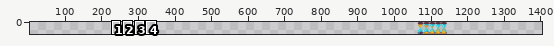
Two versions of one sprite sheet, sprites/timer_glass.png. Above, an overview of the earlier version with the close-up marked.
Close-up. The starting point:
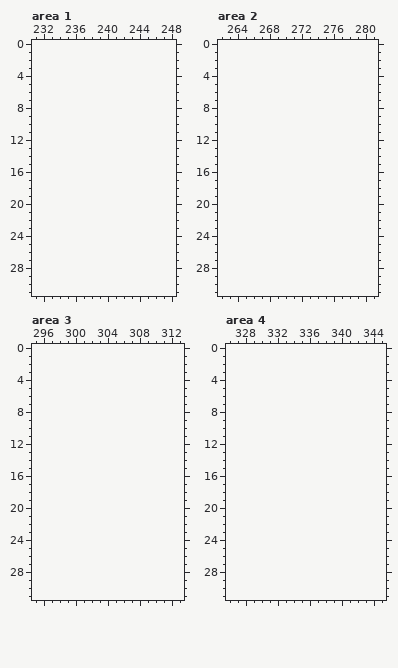
The file is 80x32 pixels. Shown: area 1: x 231..248, y 0..31; area 2: x 262..281, y 0..31; area 3: x 295..313, y 0..31; area 4: x 326..345, y 0..31. The old version is drawn lined up with the new one, on the new canvas. The wide view leaves out empty margins. The commit also changed other parts of the picture, which this record leaves out.
Once edited:
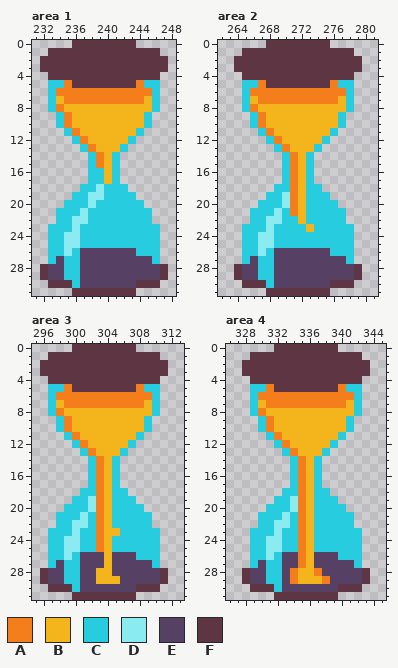
Palette (. is transparent): A #f47e1b  B #f4b41b  C #28ccdf  D #8aebf1  E #564064  F #5e3643
What changed:
canvas 80x32 -> 1408x32, the old top-left corner now at 1064,0
--- area 1
@@ x 231..248 @@
- 0 ..................
- 1 ..................
- 2 ..................
- 3 ..................
- 4 ..................
- 5 ..................
- 6 ..................
- 7 ..................
- 8 ..................
- 9 ..................
-10 ..................
-11 ..................
-12 ..................
-13 ..................
-14 ..................
-15 ..................
-16 ..................
-17 ..................
-18 ..................
-19 ..................
-20 ..................
-21 ..................
-22 ..................
-23 ..................
-24 ..................
-25 ..................
-26 ..................
-27 ..................
-28 ..................
-29 ..................
-30 ..................
-31 ..................
+ 0 .....FFFFFFFF.....
+ 1 ..FFFFFFFFFFFFFF..
+ 2 .FFFFFFFFFFFFFFFF.
+ 3 .FFFFFFFFFFFFFFFF.
+ 4 ..FFFFFFFFFFFFFF..
+ 5 ..CCAFFFFFFFFACC..
+ 6 ..CAAAAAAAAAAAAC..
+ 7 ..CBAAAAAAAAAABC..
+ 8 ..CABBBBBBBBBBBC..
+ 9 ...CABBBBBBBBBC...
+10 ...CABBBBBBBBBC...
+11 ....CABBBBBBBC....
+12 .....CABBBBBC.....
+13 ......CABBBC......
+14 .......CABC.......
+15 .......CABC.......
+16 .......CCBC.......
+17 .......CCBC.......
+18 ......CCDCCC......
+19 .....CCDDCCCC.....
+20 ....CCCDCCCCCC....
+21 ...CCCDCCCCCCCC...
+22 ...CCDDCCCCCCCC...
+23 ..CCCDCCCCCCCCCC..
+24 ..CCDDCCCCCCCCCC..
+25 ..CCDDCCCCCCCCCC..
+26 ..CCDCEEEEEEECCC..
+27 ..CECCEEEEEEEEEC..
+28 .FEECCEEEEEEEEEEF.
+29 .FEECCEEEEEEEEEEF.
+30 ..FFFCEEEEEEEFFF..
+31 .....FFFFFFFF.....
--- area 2
@@ x 262..281 @@
- 0 ....................
- 1 ....................
- 2 ....................
- 3 ....................
- 4 ....................
- 5 ....................
- 6 ....................
- 7 ....................
- 8 ....................
- 9 ....................
-10 ....................
-11 ....................
-12 ....................
-13 ....................
-14 ....................
-15 ....................
-16 ....................
-17 ....................
-18 ....................
-19 ....................
-20 ....................
-21 ....................
-22 ....................
-23 ....................
-24 ....................
-25 ....................
-26 ....................
-27 ....................
-28 ....................
-29 ....................
-30 ....................
-31 ....................
+ 0 ......FFFFFFFF......
+ 1 ...FFFFFFFFFFFFFF...
+ 2 ..FFFFFFFFFFFFFFFF..
+ 3 ..FFFFFFFFFFFFFFFF..
+ 4 ...FFFFFFFFFFFFFF...
+ 5 ...CCAFFFFFFFFACC...
+ 6 ...CAAAAAAAAAAAAC...
+ 7 ...CBAAAAAAAAAABC...
+ 8 ...CABBBBBBBBBBBC...
+ 9 ....CABBBBBBBBBC....
+10 ....CABBBBBBBBBC....
+11 .....CABBBBBBBC.....
+12 ......CABBBBBC......
+13 .......CABBBC.......
+14 ........CABC........
+15 ........CABC........
+16 ........CABC........
+17 ........CABC........
+18 .......CCABCC.......
+19 ......CCDABCCC......
+20 .....CCCDABCCCC.....
+21 ....CCCDCABCCCCC....
+22 ....CCDDCCBCCCCC....
+23 ...CCCDCCCCBCCCCC...
+24 ...CCDDCCCCCCCCCC...
+25 ...CCDDCCCCCCCCCC...
+26 ...CCDCEEEEEEECCC...
+27 ...CECCEEEEEEEEEC...
+28 ..FEECCEEEEEEEEEEF..
+29 ..FEECCEEEEEEEEEEF..
+30 ...FFFCEEEEEEEFFF...
+31 ......FFFFFFFF......
--- area 3
@@ x 295..313 @@
- 0 ...................
- 1 ...................
- 2 ...................
- 3 ...................
- 4 ...................
- 5 ...................
- 6 ...................
- 7 ...................
- 8 ...................
- 9 ...................
-10 ...................
-11 ...................
-12 ...................
-13 ...................
-14 ...................
-15 ...................
-16 ...................
-17 ...................
-18 ...................
-19 ...................
-20 ...................
-21 ...................
-22 ...................
-23 ...................
-24 ...................
-25 ...................
-26 ...................
-27 ...................
-28 ...................
-29 ...................
-30 ...................
-31 ...................
+ 0 .....FFFFFFFF......
+ 1 ..FFFFFFFFFFFFFF...
+ 2 .FFFFFFFFFFFFFFFF..
+ 3 .FFFFFFFFFFFFFFFF..
+ 4 ..FFFFFFFFFFFFFF...
+ 5 ..CCAFFFFFFFFACC...
+ 6 ..CAAAAAAAAAAAAC...
+ 7 ..CBAAAAAAAAAABC...
+ 8 ..CABBBBBBBBBBBC...
+ 9 ...CABBBBBBBBBC....
+10 ...CABBBBBBBBBC....
+11 ....CABBBBBBBC.....
+12 .....CABBBBBC......
+13 ......CABBBC.......
+14 .......CABC........
+15 .......CABC........
+16 .......CABC........
+17 .......CABC........
+18 ......CCABCC.......
+19 .....CCDABCCC......
+20 ....CCCDABCCCC.....
+21 ...CCCDCABCCCCC....
+22 ...CCDDCABCCCCC....
+23 ..CCCDCCABBCCCCC...
+24 ..CCDDCCABCCCCCC...
+25 ..CCDDCCABCCCCCC...
+26 ..CCDCEEEBEEECCC...
+27 ..CECCEEEBEEEEEC...
+28 .FEECCEEBBEEEEEEF..
+29 .FEECCEEBBBEEEEEF..
+30 ..FFFCEEEEEEEFFF...
+31 .....FFFFFFFF......
--- area 4
@@ x 326..345 @@
- 0 ....................
- 1 ....................
- 2 ....................
- 3 ....................
- 4 ....................
- 5 ....................
- 6 ....................
- 7 ....................
- 8 ....................
- 9 ....................
-10 ....................
-11 ....................
-12 ....................
-13 ....................
-14 ....................
-15 ....................
-16 ....................
-17 ....................
-18 ....................
-19 ....................
-20 ....................
-21 ....................
-22 ....................
-23 ....................
-24 ....................
-25 ....................
-26 ....................
-27 ....................
-28 ....................
-29 ....................
-30 ....................
-31 ....................
+ 0 ......FFFFFFFF......
+ 1 ...FFFFFFFFFFFFFF...
+ 2 ..FFFFFFFFFFFFFFFF..
+ 3 ..FFFFFFFFFFFFFFFF..
+ 4 ...FFFFFFFFFFFFFF...
+ 5 ...CCAFFFFFFFFACC...
+ 6 ...CAAAAAAAAAAAAC...
+ 7 ...CBAAAAAAAAAABC...
+ 8 ...CABBBBBBBBBBBC...
+ 9 ....CABBBBBBBBBC....
+10 ....CABBBBBBBBBC....
+11 .....CABBBBBBBC.....
+12 ......CABBBBBC......
+13 .......CABBBC.......
+14 ........CABC........
+15 ........CABC........
+16 ........CABC........
+17 ........CABC........
+18 .......CCABCC.......
+19 ......CCDABCCC......
+20 .....CCCDABCCCC.....
+21 ....CCCDCABCCCCC....
+22 ....CCDDCABCCCCC....
+23 ...CCCDCCABCCCCCC...
+24 ...CCDDCCABCCCCCC...
+25 ...CCDDCCABCCCCCC...
+26 ...CCDCEEABEEECCC...
+27 ...CECCEEABEEEEEC...
+28 ..FEECCEABBAEEEEEF..
+29 ..FEECCEABBBAEEEEF..
+30 ...FFFCEEEEEEEFFF...
+31 ......FFFFFFFF......
Pixel boxes of the changes (left, top, right, bottom) in both close-ups:
added: (40, 40, 168, 296)
added: (234, 40, 362, 296)
added: (40, 344, 168, 600)
added: (242, 344, 370, 600)
